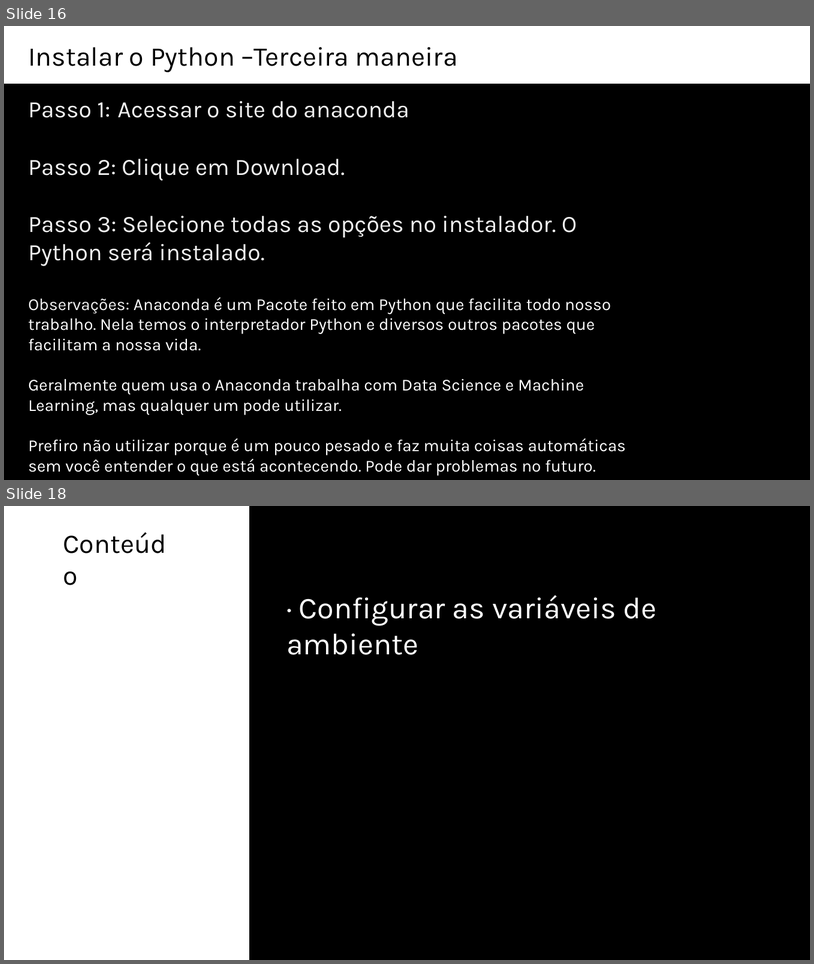
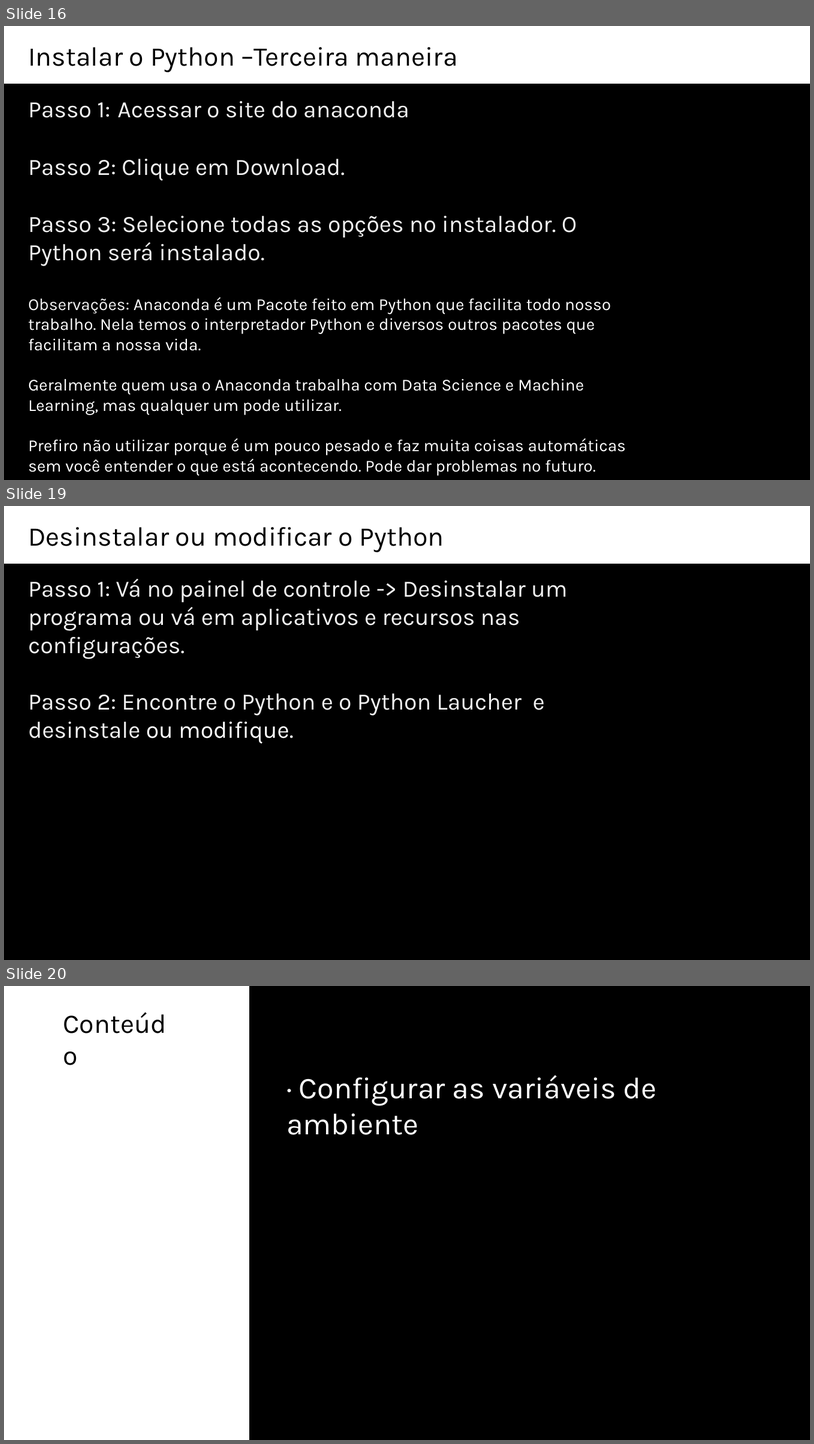
Before and after one commit to gabrielpcavalcanti/Guia-definitivo-do-Python, a slide deck: Aulas/01_PreparacoesIniciais/Instalacao_do_python.pptx. Shown one above the other, each under a label of ours: slides 16 and 18 before the commit, slides 16, 19 and 20 after it; the slides between them are not shown. The pictures are 814x964 and 814x1444 pixels, drawn with LibreOffice and Linux fonts; fonts in the diff are those of the drawing. Boxes give left, top, right and bottom in pixels: in the first picture for what was removed or moved away, otherwise in the second. Text is boxed around its words. In the diff, an @@ line names an element or a change of style, - is before the commit and + after.

```diff
--- a/Aulas/01_PreparacoesIniciais/Instalacao_do_python.pptx
+++ b/Aulas/01_PreparacoesIniciais/Instalacao_do_python.pptx
@@ slide 19 added at <box>4,506,810,960</box>, background #FFFFFF @@
@@ text added at <box>28,527,444,552</box>, 32 pt, text #000000 @@
+Desinstalar ou modificar o Python
@@ rectangle added at <box>4,564,810,960</box>, fill #000000, outline #000000 1.5 pt @@
@@ text added at <box>28,579,567,744</box>, 28 pt, text #F2F2F2 @@
+Passo 1: Vá no painel de controle -> Desinstalar um programa ou vá em aplicativos e recursos nas configurações.
+Passo 2: Encontre o Python e o Python Laucher e desinstale ou modifique.
@@ what was slide 18 is now slide 20 @@
```
Also in this commit, not shown: 5 slides changed, 1 other slide added, 7 other files.
